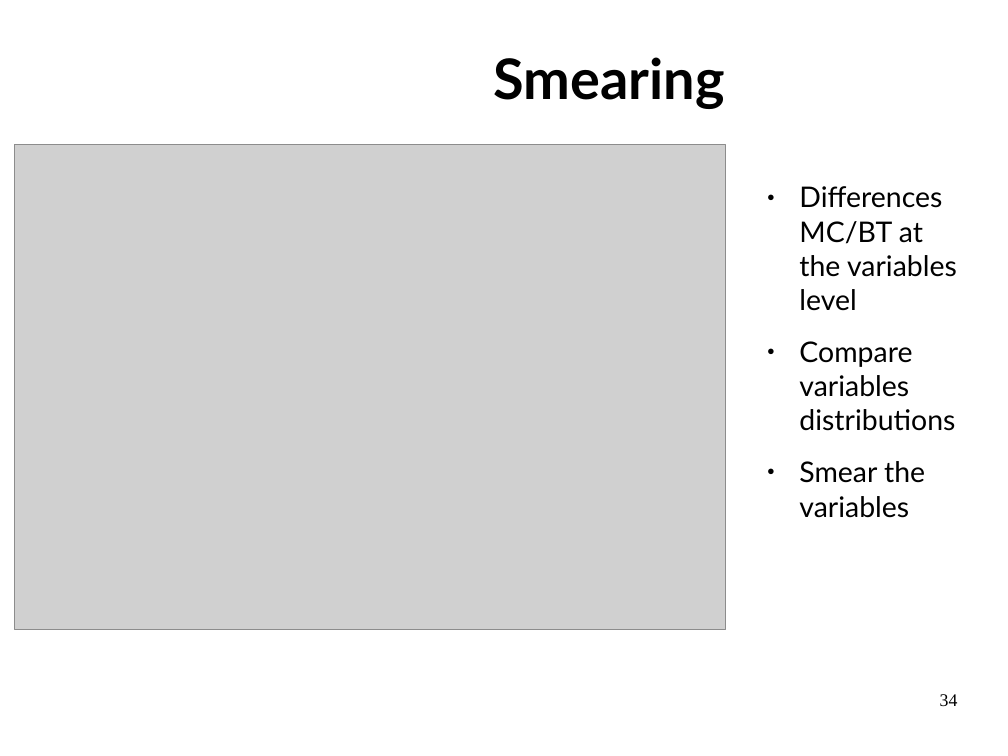
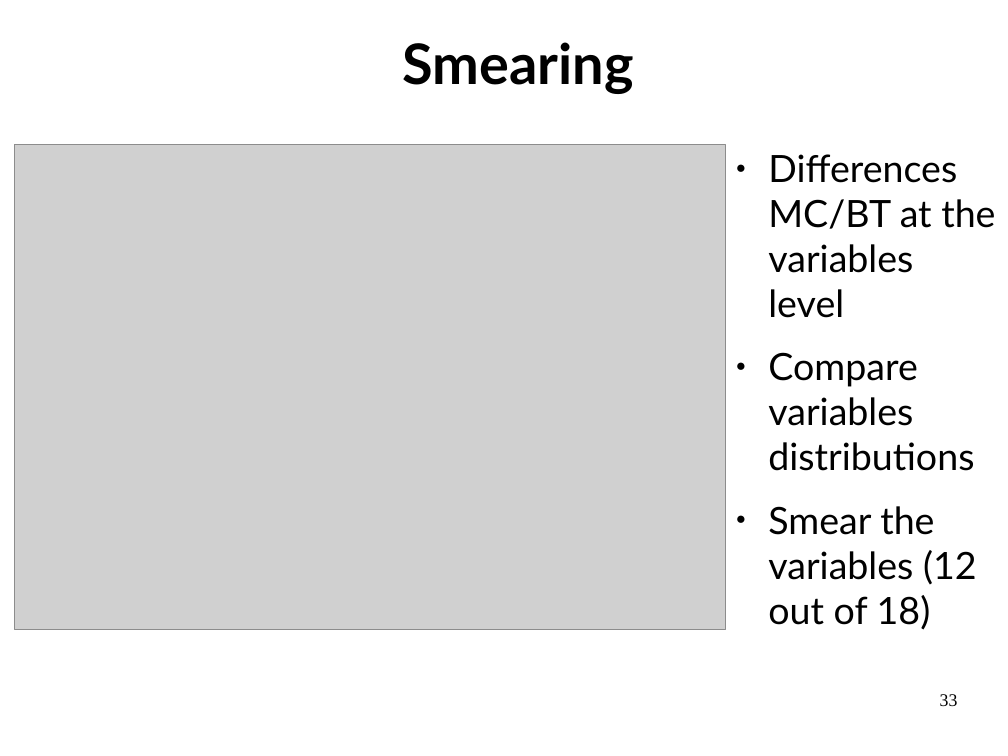
Before and after one commit to LBasara/LBasara.github.io, a slide deck: slide 33 of Defense.odp (slide 34 before the commit). Drawn at 1008x756 pixels with LibreOffice and Linux fonts; fonts in the diff are those of the drawing; grey boxes stand for pictures. Boxes give left, top, right and bottom in pixels: in the first picture for what was removed or moved away, otherwise in the second. Text is boxed around its words. In the diff, an @@ line names an element or a change of style, - is before the commit and + after.

```diff
--- a/Defense.odp
+++ b/Defense.odp
@@ title "Smearing": place and size @@
-title "Smearing" at bbox=[494, 57, 725, 109]
+title "Smearing" at bbox=[403, 42, 634, 94]
@@ text "Differences MC/BT at the variables ...": place and size @@
-text "Differences MC/BT at the variables ..." at bbox=[799, 186, 957, 518]
+text "Differences MC/BT at the variables ..." at bbox=[768, 154, 995, 630]
@@ text at bbox=[768, 154, 995, 471]: size 22.4 to 29.6 pt in "Differences MC/BT at the variables level", "Compare variables distributions" @@
@@ text at bbox=[768, 506, 977, 630]: text changed; size 22.4 to 29.6 pt @@
-● Smear the variables
+● Smear the variables (12 out of 18)
@@ page number at bbox=[940, 694, 958, 706]: text changed @@
-34
+33
```
Also in this commit, not shown: 14 other slides changed, 4 slides added, 4 slides removed, 43 other files.
